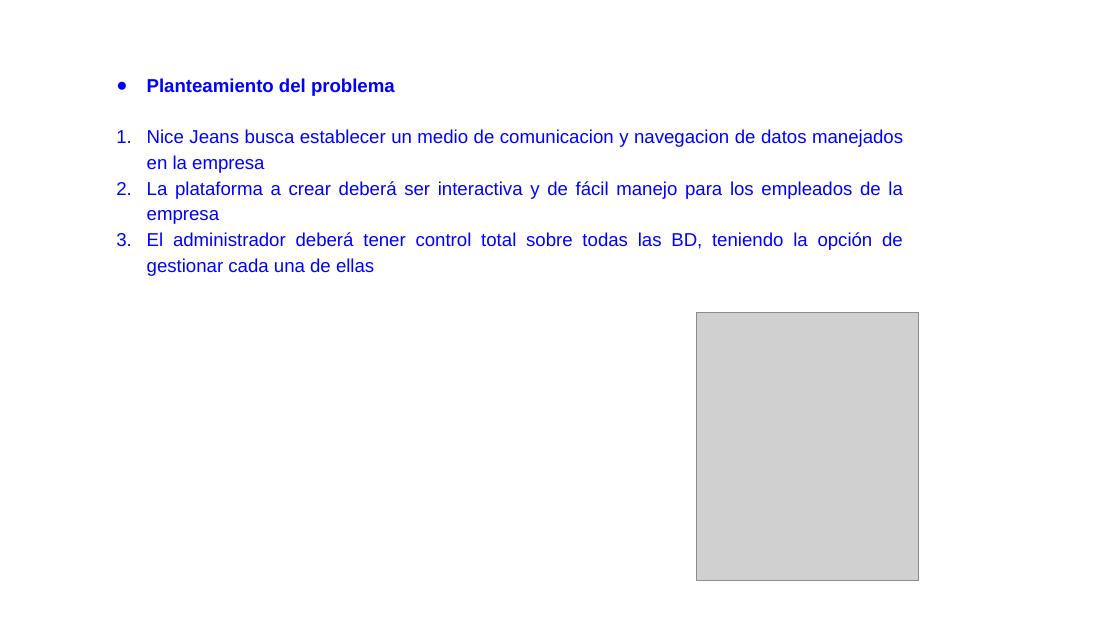
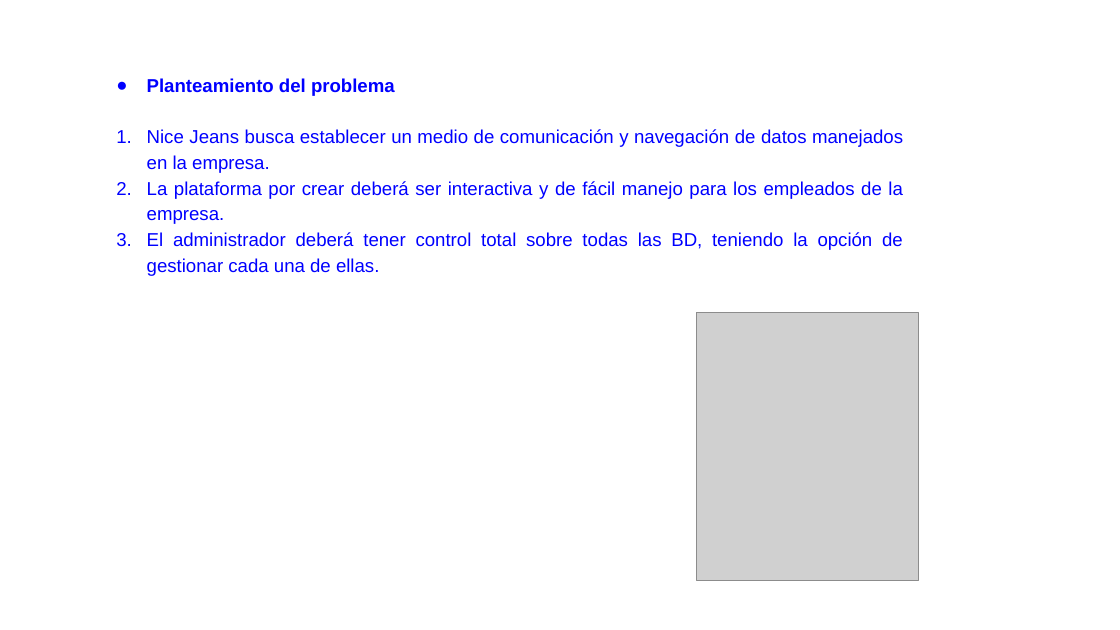
Before and after one commit to Stevenpc82/SOD-NiceJeans, a slide deck: slide 4 of 1.Presentacion de proyecto/PRESENTACION_AVANCES_PROYECTO 1.pptx. Drawn at 1120x630 pixels with LibreOffice and Linux fonts; fonts in the diff are those of the drawing; grey boxes stand for pictures; background and template pictures are left out. Boxes give left, top, right and bottom in pixels: in the first picture for what was removed or moved away, otherwise in the second. Text is boxed around its words. In the diff, an @@ line names an element or a change of style, - is before the commit and + after.

```diff
--- a/1.Presentacion de proyecto/PRESENTACION_AVANCES_PROYECTO 1.pptx
+++ b/1.Presentacion de proyecto/PRESENTACION_AVANCES_PROYECTO 1.pptx
@@ text at <box>147,129,903,276</box>: text changed @@
-1. Nice Jeans busca establecer un medio de comunicacion y navegacion de datos manejados en la empresa
-2. La plataforma a crear deberá ser interactiva y de fácil manejo para los empleados de la empresa
-3. El administrador deberá tener control total sobre todas las BD, teniendo la opción de gestionar cada una de ellas
+1. Nice Jeans busca establecer un medio de comunicación y navegación de datos manejados en la empresa.
+2. La plataforma por crear deberá ser interactiva y de fácil manejo para los empleados de la empresa.
+3. El administrador deberá tener control total sobre todas las BD, teniendo la opción de gestionar cada una de ellas.
```
Also in this commit, not shown: 3 other slides changed.
